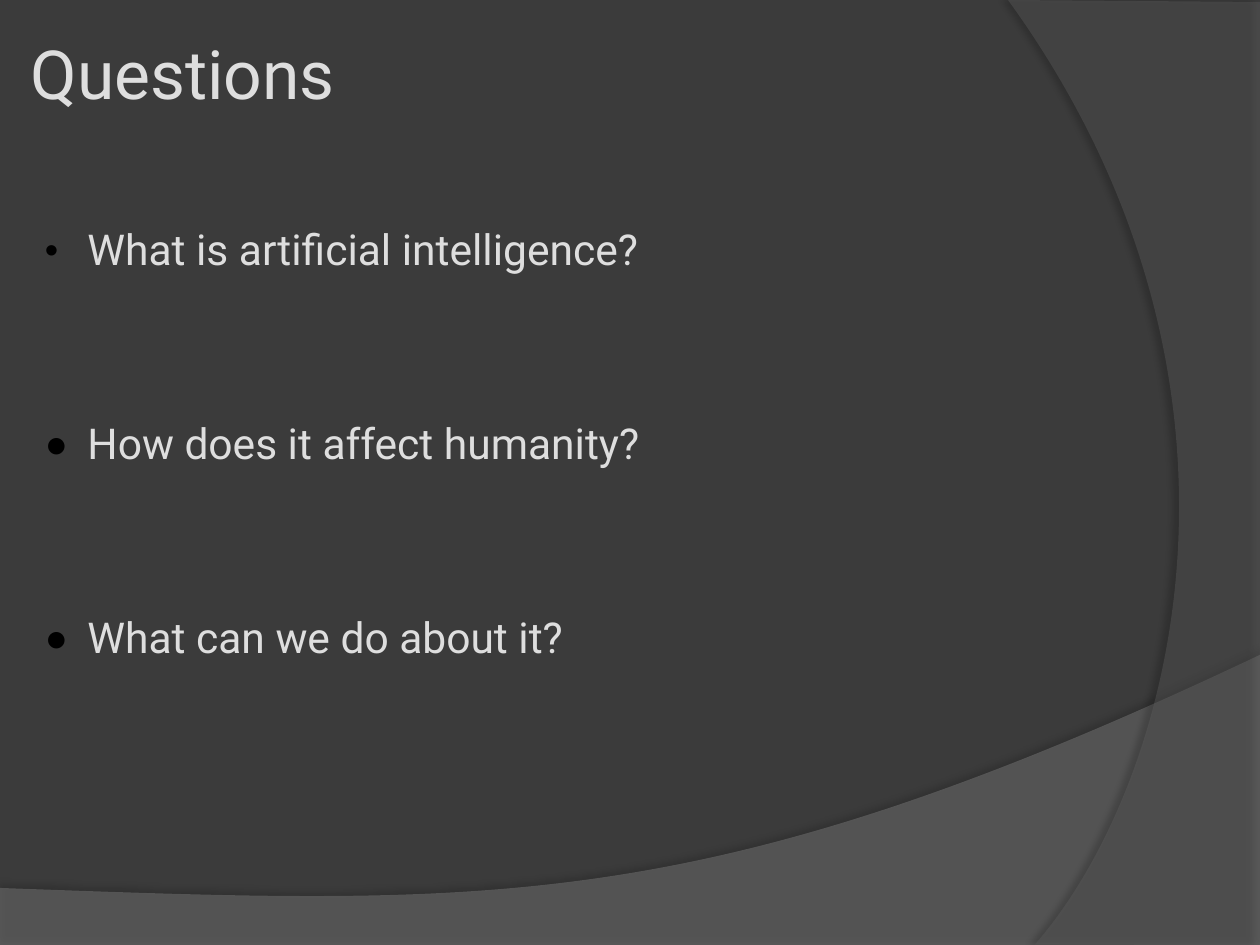
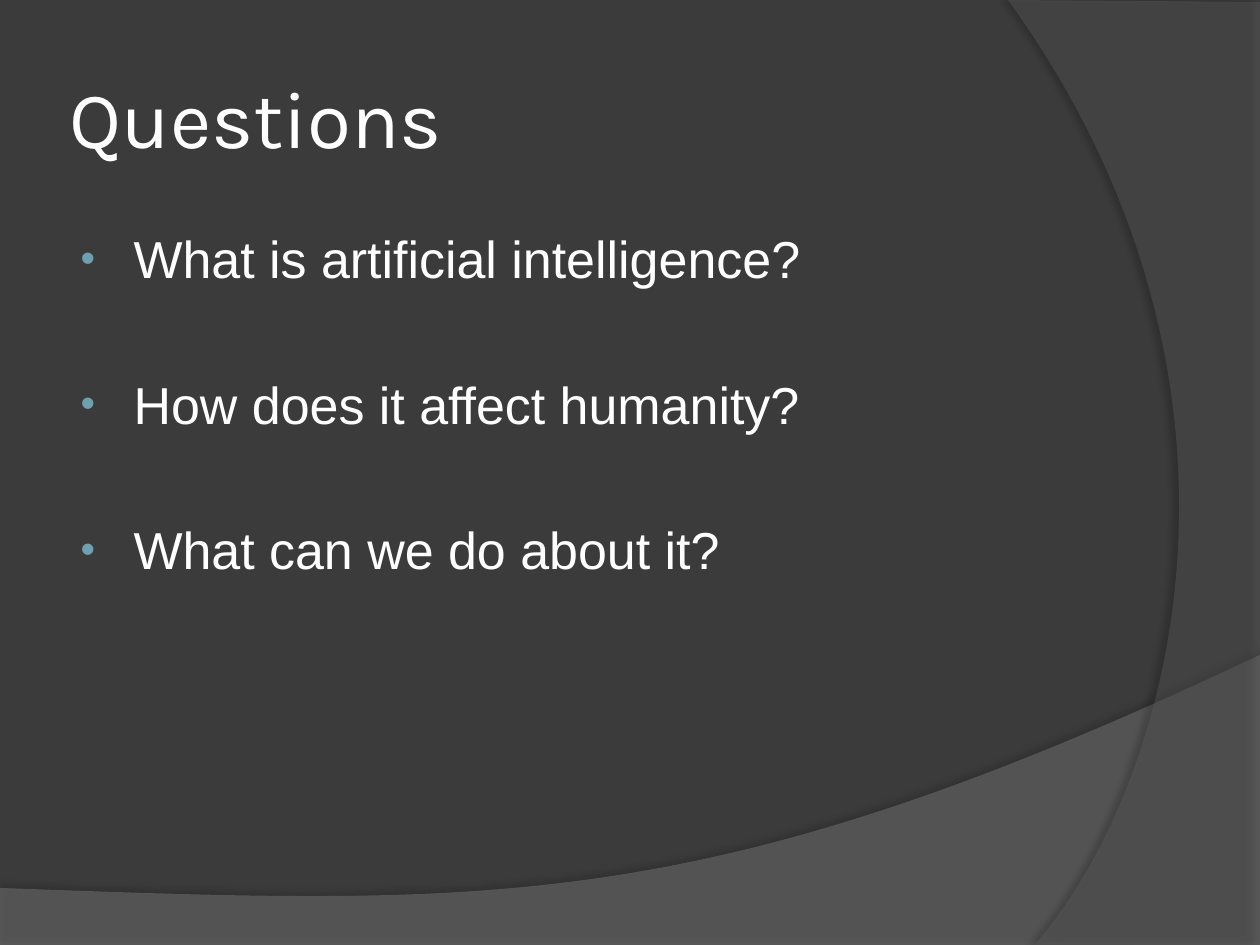
Before and after one commit to abhishekori/team-sexy-awesome-repository-of-awesomeness-----sexy, a slide deck: slide 2 of artififical intelligence.pptx. Drawn at 1260x945 pixels with LibreOffice and Linux fonts; fonts in the diff are those of the drawing. Boxes give left, top, right and bottom in pixels: in the first picture for what was removed or moved away, otherwise in the second. Text is boxed around its words. In the diff, an @@ line names an element or a change of style, - is before the commit and + after.

```diff
--- a/artififical intelligence.pptx
+++ b/artififical intelligence.pptx
@@ title "Questions": place and size @@
-title "Questions" at [31, 50, 335, 107]
+title "Questions" at [69, 92, 442, 162]
@@ title "Questions" at [69, 92, 442, 162]: size 43 to 51 pt, font Roboto to Karla, text colour #DEDEDE to #FFFFFF; line spacing 0.95 to 1; vertical alignment top to middle @@
@@ text "What is artificial intelligence?": place and size @@
-text "What is artificial intelligence?" at [87, 232, 639, 654]
+text "What is artificial intelligence?" at [134, 240, 800, 570]
@@ text "What is artificial intelligence?" at [134, 240, 800, 570]: size 27 to 33 pt, font Roboto to Arial, text colour #DEDEDE to #FFFFFF; list level 2 to 1 in "What is artificial intelligence?"; line spacing 0.95 to 1; bullet colour #000000 to #6EA0B0; bullet ● to •; list level 2 to 1 in "How does it affect humanity?"; list level 2 to 1 in "What can we do about ..." @@
```
Also in this commit, not shown: 4 other slides changed, 3 slides added, 4 slides removed.
